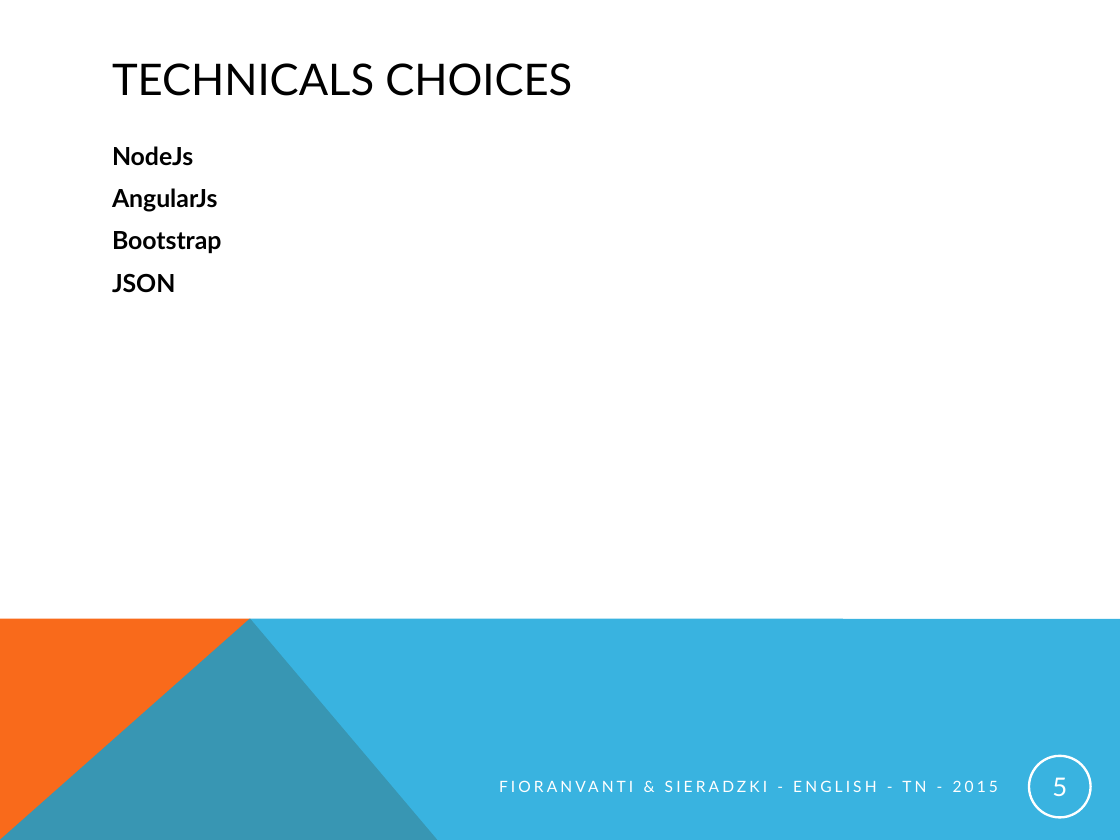
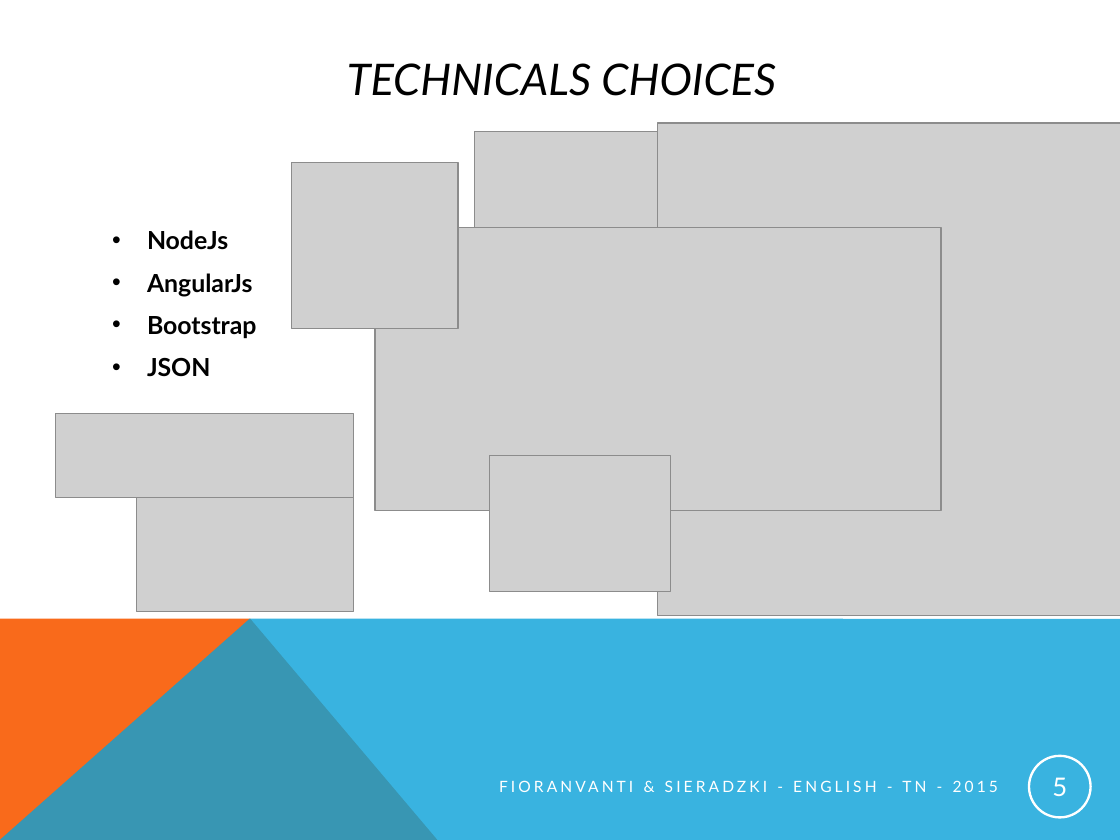
Before and after one commit to pINKmUNster/Projet_Anglais, a slide deck: slide 5 of English_presentation_project.pptx. Drawn at 1120x840 pixels with LibreOffice and Linux fonts; fonts in the diff are those of the drawing; grey boxes stand for pictures. Boxes give left, top, right and bottom in pixels: in the first picture for what was removed or moved away, otherwise in the second. Text is boxed around its words. In the diff, an @@ line names an element or a change of style, - is before the commit and + after.

```diff
--- a/English_presentation_project.pptx
+++ b/English_presentation_project.pptx
@@ title "TECHNICALS CHOICES" at [347, 63, 776, 96]: italic on; alignment left to centre @@
@@ text "NodeJs" at [147, 230, 257, 377]: bullet none to • @@
@@ picture added at [474, 131, 712, 370] @@
@@ picture added at [657, 123, 1120, 616] @@
@@ picture added at [291, 162, 458, 329] @@
@@ picture added at [375, 228, 941, 512] @@
@@ picture added at [56, 413, 354, 497] @@
@@ picture added at [137, 455, 353, 612] @@
@@ picture added at [489, 455, 671, 590] @@
```
Also in this commit, not shown: 7 other slides changed.
